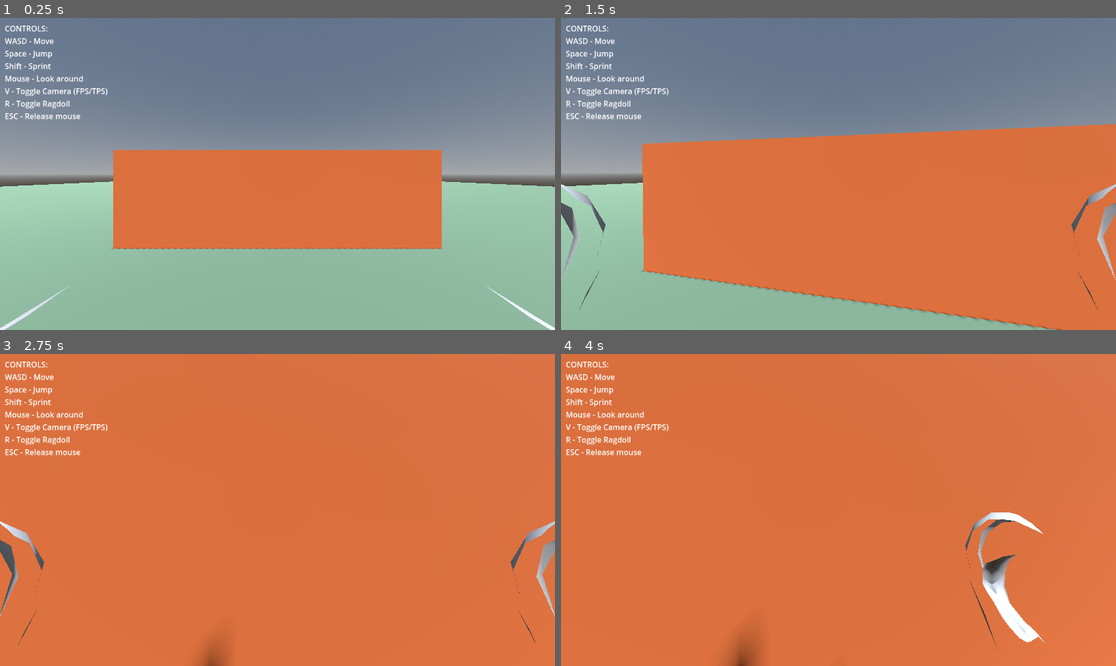
Above: before the commit, frames 1-4 (two rows, left to right).
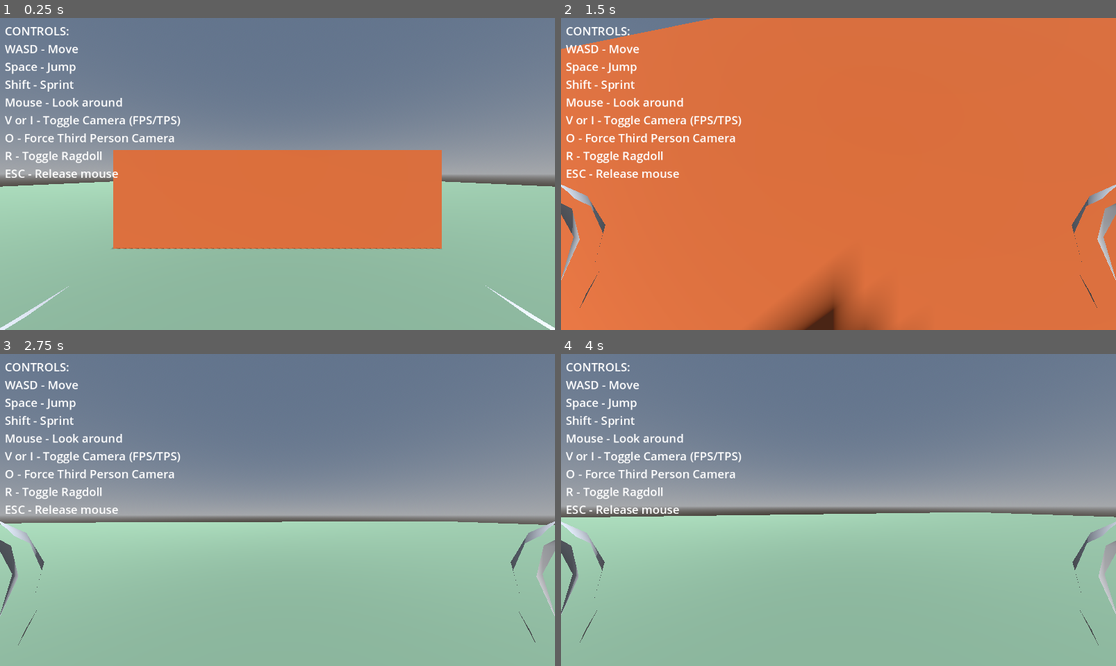
Above: after the commit, the same moments.

Repository: lmf-git/fpsikanimragdoll
Game: Godot game, scene res://world.tscn
Same seed, same stepped clock (60 frames per second), same inputs: the game is played once before the commit and once after it.
Inputs (mouse positions are in pixels of both pictures, inside the frame that each line leads up to):
- Up to frame 1 (0.25 s): no input
- Up to frame 2 (1.5 s): move the mouse to (866, 174) at 0.52 s; hold V (toggle_camera) 0.53-1.28 s; hold W (move_forward) from 0.53 s (still down); tap Space (jump) at 0.77 s; tap R (toggle_ragdoll) at 0.8, 1.35 s; move the mouse to (810, 174) at 1.27 s
- Up to frame 3 (2.75 s): keep holding W (move_forward); tap Space (jump) at 1.52 s; tap O (force_tps, bound only after the commit) at 1.55 s; move the mouse to (288, 503) at 2.02 s; hold O (force_tps, bound only after the commit) from 2.03 s (still down); tap V (toggle_camera) at 2.3 s
- Up to frame 4 (4 s): keep holding W (move_forward); move the mouse to (832, 516) at 2.77 s; release O (force_tps, bound only after the commit) at 2.78 s; tap Shift (sprint) at 2.85 s; tap Space (jump) at 3.02, 3.77 s; tap R (toggle_ragdoll) at 3.05 s; move the mouse to (877, 513) at 3.52 s; hold V (toggle_camera) from 3.53 s (still down); tap O (force_tps, bound only after the commit) at 3.8 s

The runs differ from the first frame. In frame 1, 2.6% of the frame differs, in the area x 0-33%, y 2-52%; in frame 2, 53%; in frame 3, 99%; in frame 4, 100%, in the area x 0-100%, y 0-100%.

Commit message:
Add larger UI text, fix ragdoll, and add I/O camera controls
UI Improvements:
- Increased help text font size to 24pt for better readability
- Updated control instructions to include new keybinds
- Expanded UI label area to accommodate larger text

New Controls:
- Added I key as alternative to V for camera toggle
- Added O key to force third-person camera mode
- Both keys properly mapped in project input settings

Ragdoll Fixes:
- Auto-detect PhysicalBoneSimulator3D if not manually assigned
- Added find_physical_skeleton() helper function
- Improved error messages when ragdoll not available
- Added console feedback when toggling ragdoll
- Fixed issue where ragdoll toggle did nothing

Documentation:
- Updated README with new control keybinds
- Added detailed ragdoll setup instructions
- Emphasized importance of running setup_physical_bones.gd
- Updated camera system documentation with visibility layer info

Diff:
--- a/character_controller.gd
+++ b/character_controller.gd
@@ -58,6 +58,10 @@
 
 		# Find mesh instance for visibility control
 		mesh_instance = find_mesh_instance(skeleton)
+
+		# Find physical skeleton if not set
+		if not physical_skeleton:
+			physical_skeleton = find_physical_skeleton(skeleton)
 
 	# Set initial camera
 	_switch_camera(camera_mode)
@@ -80,6 +84,15 @@
 			return result
 	return null
 
+func find_physical_skeleton(node: Node) -> PhysicalBoneSimulator3D:
+	if node is PhysicalBoneSimulator3D:
+		return node
+	for child in node.get_children():
+		var result = find_physical_skeleton(child)
+		if result:
+			return result
+	return null
+
 func _input(event):
 	if event is InputEventMouseMotion and Input.get_mouse_mode() == Input.MOUSE_MODE_CAPTURED:
 		camera_rotation.x -= event.relative.y * mouse_sensitivity
@@ -88,6 +101,10 @@
 
 	if event.is_action_pressed("toggle_camera"):
 		camera_mode = (camera_mode + 1) % 2
+		_switch_camera(camera_mode)
+
+	if event.is_action_pressed("force_tps"):
+		camera_mode = 1  # Force TPS mode
 		_switch_camera(camera_mode)
 
 	if event.is_action_pressed("toggle_ragdoll"):
@@ -177,16 +194,23 @@
 	skeleton.set_bone_pose(head_bone_id, current_pose)
 
 func toggle_ragdoll():
+	if not physical_skeleton:
+		print("Ragdoll not available: PhysicalBoneSimulator3D not found!")
+		print("Run setup_physical_bones.gd editor script to create physical bones.")
+		ragdoll_enabled = false
+		return
+
 	ragdoll_enabled = !ragdoll_enabled
 
-	if physical_skeleton:
-		if ragdoll_enabled:
-			physical_skeleton.physical_bones_start_simulation()
-			# Disable character collision
-			set_physics_process(false)
-		else:
-			physical_skeleton.physical_bones_stop_simulation()
-			set_physics_process(true)
+	if ragdoll_enabled:
+		print("Ragdoll enabled")
+		physical_skeleton.physical_bones_start_simulation()
+		# Disable character collision and control
+		set_physics_process(false)
+	else:
+		print("Ragdoll disabled")
+		physical_skeleton.physical_bones_stop_simulation()
+		set_physics_process(true)
 
 func _process(_delta):
 	# Update IK targets if enabled
--- a/project.godot
+++ b/project.godot
@@ -44,7 +44,12 @@
 }
 toggle_camera={
 "deadzone": 0.5,
-"events": [Object(InputEventKey,"resource_local_to_scene":fa …(208 unchanged characters)… "location":0,"echo":false,"script":null)
+"events": [Object(InputEventKey,"resource_local_to_scene":fa …(208 unchanged characters)… "location":0,"echo":false,"script":null), Object(InputEventKey,"resource_local_to_scene":false,"resource_name":"","device":0,"window_id":0,"alt_pressed":false,"shift_pressed":false,"ctrl_pressed":false,"meta_pressed":false,"pressed":false,"keycode":0,"physical_keycode":73,"key_label":0,"unicode":0,"location":0,"echo":false,"script":null)
+]
+}
+force_tps={
+"deadzone": 0.5,
+"events": [Object(InputEventKey,"resource_local_to_scene":false,"resource_name":"","device":0,"window_id":0,"alt_pressed":false,"shift_pressed":false,"ctrl_pressed":false,"meta_pressed":false,"pressed":false,"keycode":0,"physical_keycode":79,"key_label":0,"unicode":0,"location":0,"echo":false,"script":null)
 ]
 }
 toggle_ragdoll={
--- a/world.tscn
+++ b/world.tscn
@@ -1,6 +1,9 @@
-[gd_scene load_steps=5 format=3 uid="uid://world001"]
+[gd_scene load_steps=6 format=3 uid="uid://world001"]
 
 [ext_resource type="PackedScene" uid="uid://character001" path="res://character.tscn" id="1"]
+
+[sub_resource type="LabelSettings" id="LabelSettings_1"]
+font_size = 24
 
 [sub_resource type="ProceduralSkyMaterial" id="ProceduralSkyMaterial_1"]
 sky_top_color = Color(0.385, 0.454, 0.55, 1)
@@ -106,13 +109,15 @@
 [node name="HelpLabel" type="Label" parent="UI"]
 offset_left = 10.0
 offset_top = 10.0
-offset_right = 500.0
-offset_bottom = 150.0
+offset_right = 600.0
+offset_bottom = 200.0
+label_settings = SubResource("LabelSettings_1")
 text = "CONTROLS:
 WASD - Move
 Space - Jump
 Shift - Sprint
 Mouse - Look around
-V - Toggle Camera (FPS/TPS)
+V or I - Toggle Camera (FPS/TPS)
+O - Force Third Person Camera
 R - Toggle Ragdoll
 ESC - Release mouse"
Not shown, changed: README.md
